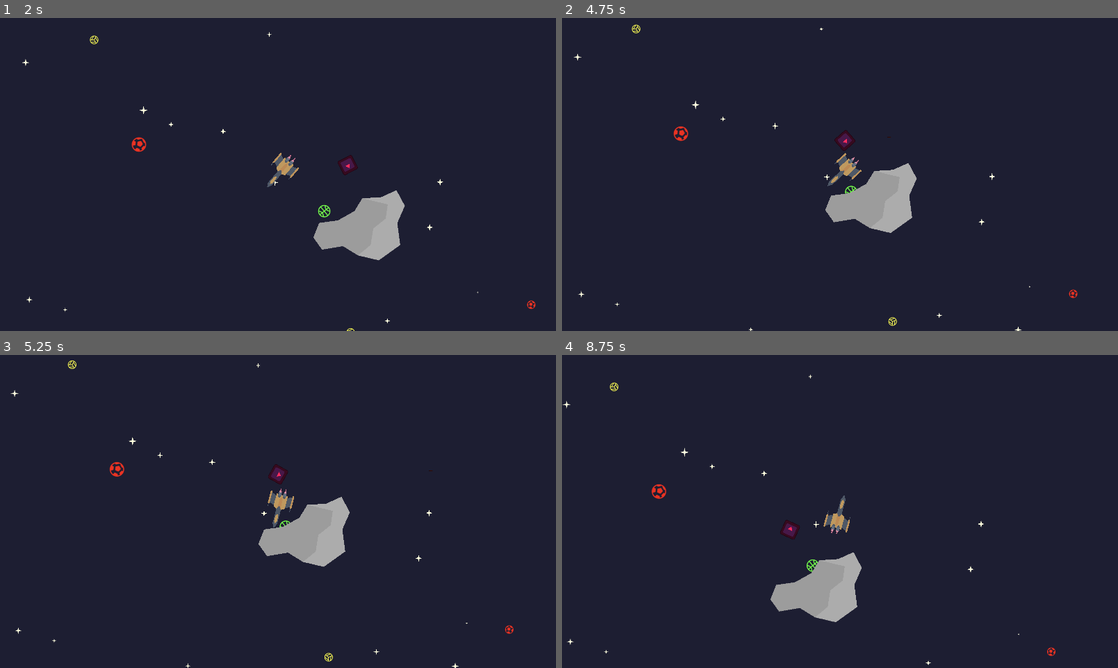
Above: before the commit, frames 1-4 (two rows, left to right).
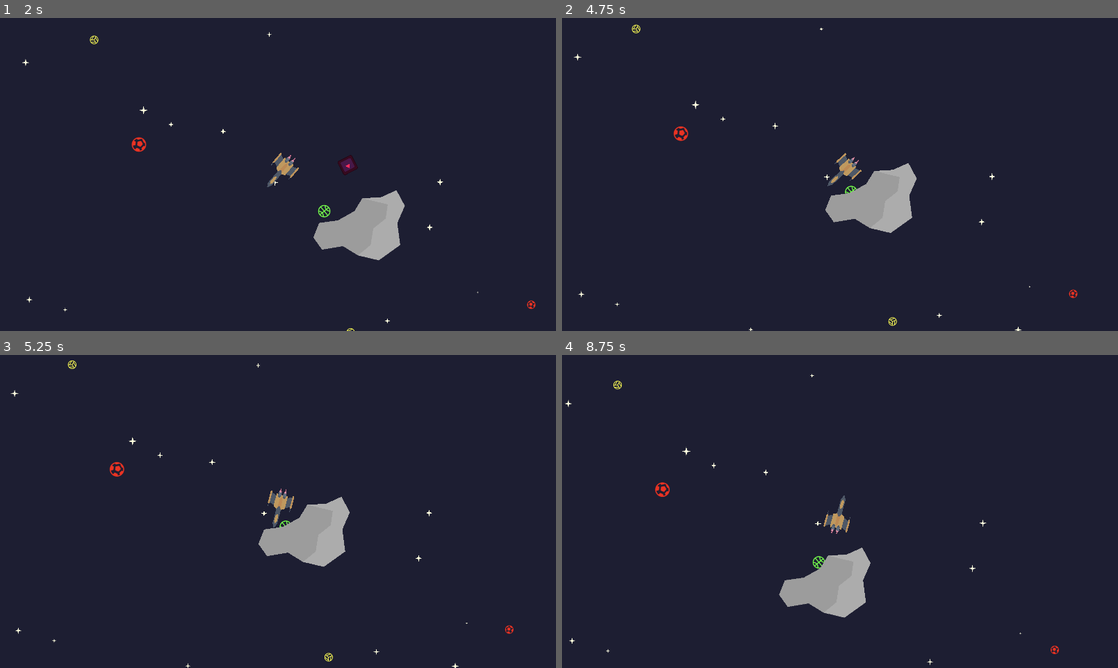
Above: after the commit, the same moments.

Repository: antax02/Ludum-Dare-58
Game: Godot game, scene res://scenes/world.tscn
Same seed, same stepped clock (60 frames per second), same inputs: the game is played once before the commit and once after it. The engine's default icon, where the game draws it, is replaced by a stand-in: a white triangle on a blue panel in a dark square.
Inputs (mouse positions are in pixels of both pictures, inside the frame that each line leads up to):
- Up to frame 1 (2 s): move the mouse to (400, 158) at 0.52 s; hold D (move_right) 0.53-1.28 s; hold Right mouse button (break) 0.53-1.28 s; move the mouse to (166, 190) at 1.27 s; hold S (move_down) from 1.28 s (still down); tap Space (dash) at 1.35 s
- Up to frame 2 (4.75 s): move the mouse to (895, 105) at 2.02 s; release S (move_down) at 2.03 s; hold D (move_right) 2.03-2.78 s; click (895, 105) at 2.1 s; move the mouse to (812, 237) at 2.77 s; hold W (move_up) 2.78-3.53 s; right-click (812, 237) at 2.85 s; move the mouse to (1006, 221) at 3.52 s; hold Space (dash) 3.53-4.28 s; hold A (move_left) from 3.53 s (still down); move the mouse to (673, 127) at 4.27 s; click (673, 127) at 4.35 s
- Up to frame 3 (5.25 s): move the mouse to (305, 511) at 5.02 s; release A (move_left) at 5.03 s; hold S (move_down) from 5.03 s (still down); hold Right mouse button (break) from 5.03 s (still down)
- Up to frame 4 (8.75 s): move the mouse to (756, 433) at 5.77 s; release S (move_down) at 5.78 s; release Right mouse button (break) at 5.78 s; hold D (move_right) 5.78-6.53 s; tap Space (dash) at 5.85 s; move the mouse to (962, 495) at 6.52 s; hold W (move_up) 6.53-7.28 s; click (962, 495) at 6.6 s; move the mouse to (728, 527) at 7.27 s; hold D (move_right) 7.28-8.03 s; right-click (728, 527) at 7.35 s; move the mouse to (895, 442) at 8.02 s; hold S (move_down) from 8.03 s (still down); hold Space (dash) from 8.03 s (still down)

Frame 1 is identical in both runs. In frame 2, 0.1% of the frame differs, in the area x 49-60%, y 35-43%; in frame 3, 0.1%; in frame 4, 1.3%, in the area x 0-90%, y 6-100%.

Commit message:
Add enemy group and bullet collision handling
Enemies are now assigned to the 'enemies' group, and bullets detect collision with enemies using the 'body_entered' signal. When a bullet collides with an enemy, both are removed from the scene.

Diff:
--- a/project.godot
+++ b/project.godot
@@ -24,6 +24,7 @@
 [global_group]
 
 player=""
+enemies=""
 
 [input]
 
--- a/scenes/bullet.tscn
+++ b/scenes/bullet.tscn
@@ -17,3 +17,5 @@
 
 [node name="CollisionShape2D" type="CollisionShape2D" parent="."]
 shape = SubResource("RectangleShape2D_dqkch")
+
+[connection signal="body_entered" from="." to="." method="_on_body_entered"]
--- a/scenes/enemies/enemy.tscn
+++ b/scenes/enemies/enemy.tscn
@@ -6,7 +6,7 @@
 [sub_resource type="RectangleShape2D" id="RectangleShape2D_tjssy"]
 size = Vector2(48, 50)
 
-[node name="Enemy" type="CharacterBody2D"]
+[node name="Enemy" type="CharacterBody2D" groups=["enemies"]]
 script = ExtResource("1_a3pup")
 
 [node name="CollisionShape2D" type="CollisionShape2D" parent="."]
--- a/scripts/bullet.gd
+++ b/scripts/bullet.gd
@@ -5,7 +5,7 @@
 func _physics_process(delta):
 	position += transform.x * speed * delta
 
-func _on_Bullet_body_entered(body):
+func _on_body_entered(body: Node2D) -> void:
 	if body.is_in_group("enemies"):
 		body.queue_free()
 	queue_free()
